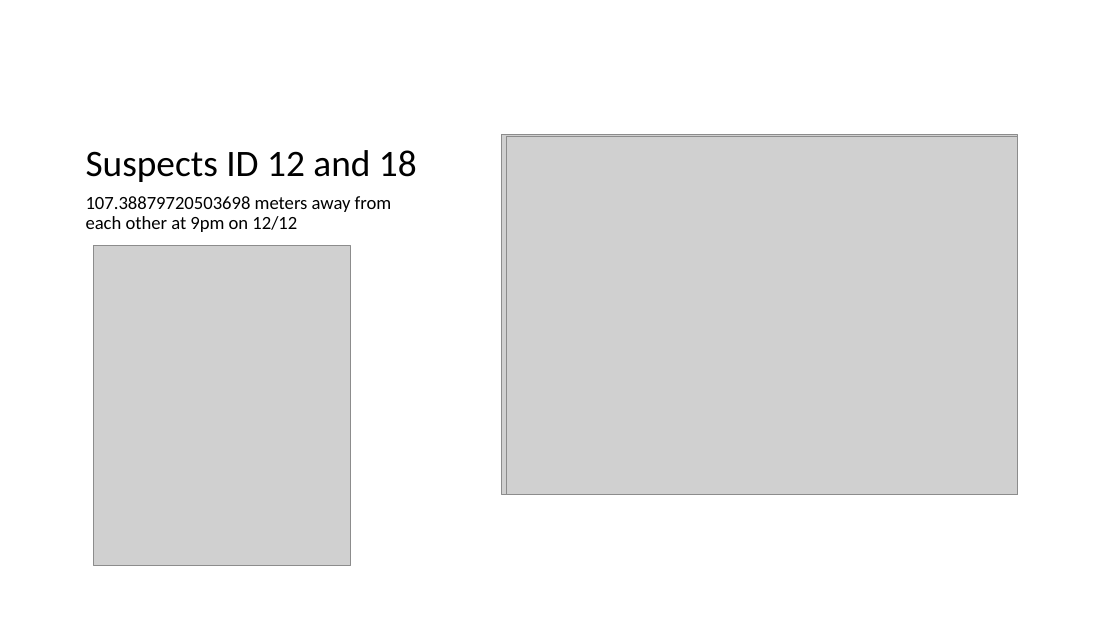
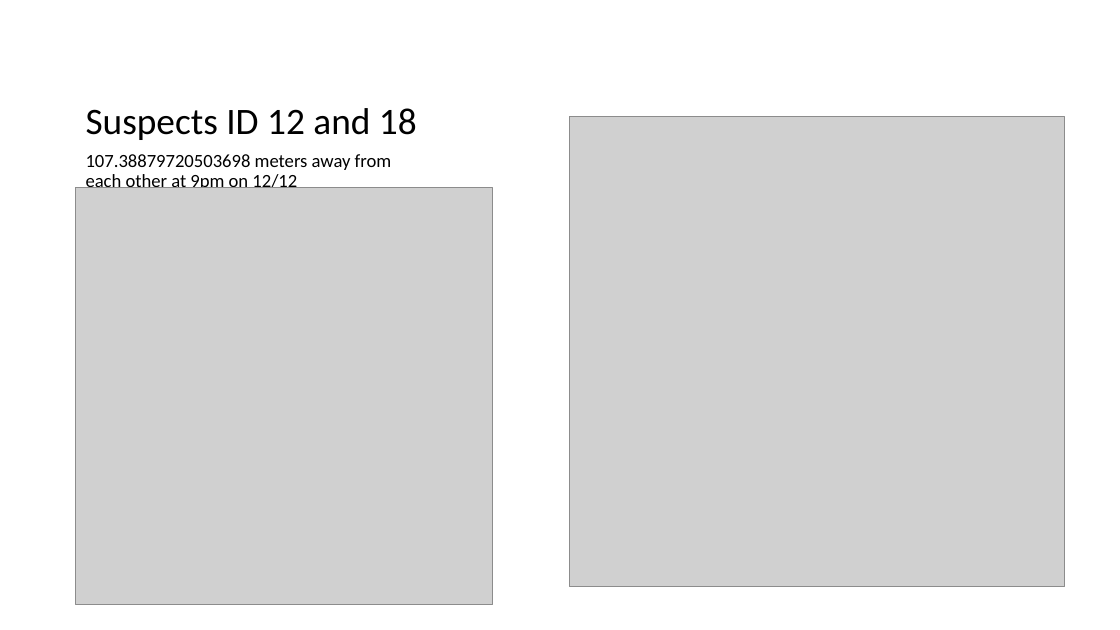
Before and after one commit to ian-mcnichols/CS_480, a slide deck: slide 5 of 480_HW1.pptx. Drawn at 1120x630 pixels with LibreOffice and Linux fonts; fonts in the diff are those of the drawing; grey boxes stand for pictures. Boxes give left, top, right and bottom in pixels: in the first picture for what was removed or moved away, otherwise in the second. Text is boxed around its words. In the diff, an @@ line names an element or a change of style, - is before the commit and + after.

```diff
--- a/480_HW1.pptx
+++ b/480_HW1.pptx
@@ title "Suspects ID 12 and 18": place and size @@
-title "Suspects ID 12 and 18" at (86,150,417,182)
+title "Suspects ID 12 and 18" at (86,108,417,140)
@@ picture: place and size @@
-picture at (502,134,1018,495)
+picture at (570,117,1065,587)
@@ text "107.38879720503698 meters away from each ...": place and size @@
-text "107.38879720503698 meters away from each ..." at (86,196,392,232)
+text "107.38879720503698 meters away from each ..." at (86,154,392,188)
@@ picture removed at (507,136,1017,495) @@
@@ picture added at (76,187,492,604) @@
@@ picture removed at (93,246,350,566) @@
```
Also in this commit, not shown: 4 other slides changed, 4 slides added, 3 other files.
